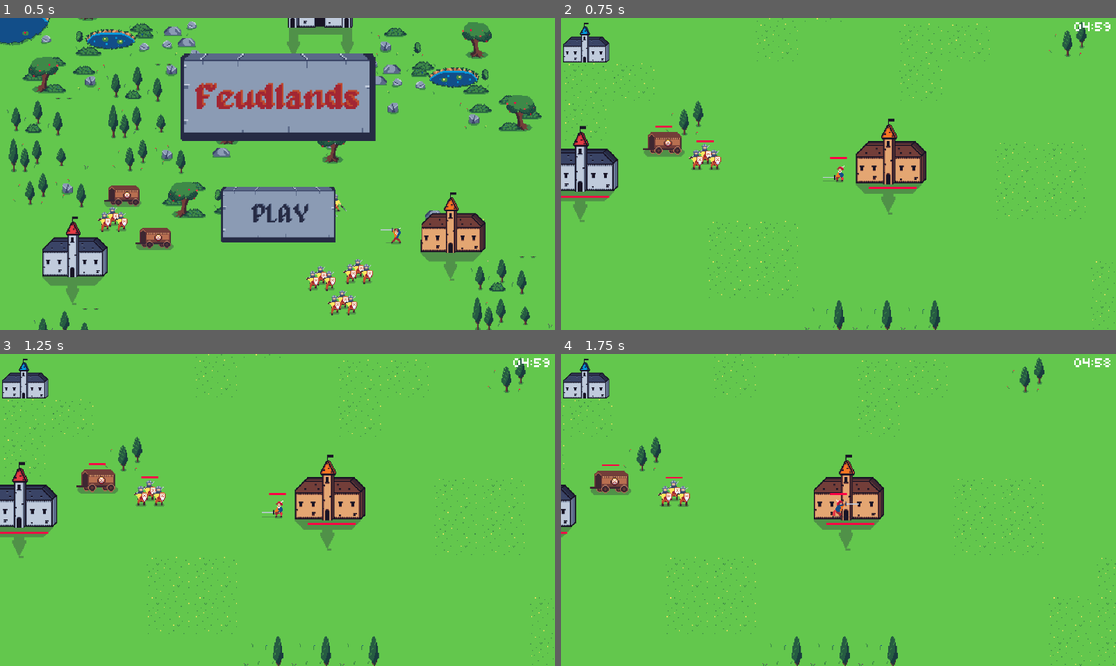
Above: before the commit, frames 1-4 (two rows, left to right).
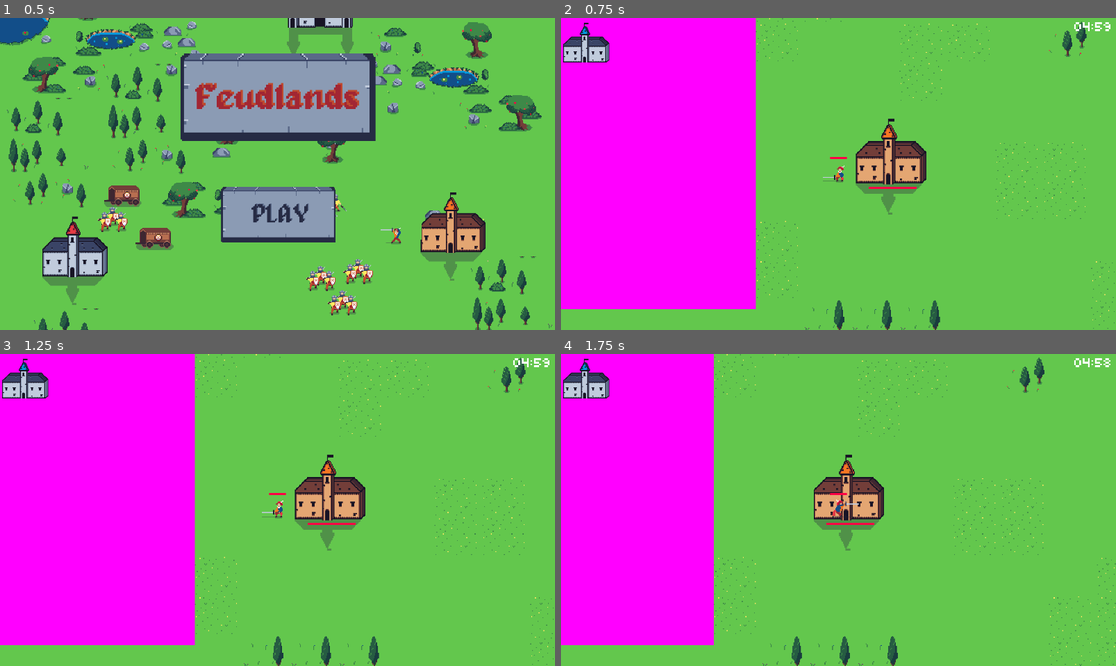
Above: after the commit, the same moments.

Repository: TKlintworth/godotjam57
Game: Godot game, scene res://scenes/main_menu.tscn
Same seed, same stepped clock (60 frames per second), same inputs: the game is played once before the commit and once after it. The engine's default icon, where the game draws it, is replaced by a stand-in: a white triangle on a blue panel in a dark square.
Inputs (mouse positions are in pixels of both pictures, inside the frame that each line leads up to):
- Up to frame 1 (0.5 s): no input
- Up to frame 2 (0.75 s): click (838, 214) at 0.5 s
- Up to frame 3 (1.25 s): no input
- Up to frame 4 (1.75 s): move the mouse to (960, 494) at 1.27 s; hold Right (right) from 1.28 s (still down); tap Space (player_attack) at 1.35 s

Frame 1 is identical in both runs. In frame 2, 32% of the frame differs, in the area x 0-36%, y 0-94%; in frame 3, 32%; in frame 4, 25%.

Commit message:
test scene for shader effect

Diff:
--- /dev/null
+++ b/scenes/Control.gd
@@ -0,0 +1 @@
+extends SubViewportContainer
--- /dev/null
+++ b/scenes/Sprite2D.gd
@@ -0,0 +1,14 @@
+extends Node2D
+
+@export var speed = 10
+var velocity
+
+func get_input():
+	var input_direction = Input.get_vector("left", "right", "up", "down")
+	velocity = input_direction * speed
+	position += velocity
+
+# Called every frame. 'delta' is the elapsed time since the previous frame.
+func _physics_process(_delta):
+	get_input()
+	#move_and_slide()extends Sprite2D
--- a/scenes/main.gd
+++ b/scenes/main.gd
@@ -1,7 +1,7 @@
 extends Node2D
 
-@onready var hud = $HUD
-@onready var overlay_rect = $OverlayRect
+@onready var hud
+@onready var overlay_rect
 #@onready var overlay_viewport = $SubViewportContainer/OverlayViewport
 @export var game_length_in_seconds : int = 300 # 6000 = 10 minutes
 @export var Player : CharacterBody2D
@@ -15,36 +15,29 @@
 	if($"/root/Main/HUD"):
 		print($"/root/Main/HUD")
 	#hud.start_game_timer()
+	hud = $HUD
+	overlay_rect = $OverlayRect
 	# Assuming $OverlayViewport is your drawing viewport and $Overlay is the TextureRect for displaying the trail
 	if(overlay_rect):
 		print("Inside overlay rect setting")
-		# Create a new Image
-		# Ensure the image is created and filled correctly
-
 		var image = Image.create(512, 512, false, Image.FORMAT_RGBA8)
-		#image.fill(Color.BLACK)
-		#image.set_pixel(100, 100, Color.DARK_RED)
-
 		# Fill the image with a completely transparent color
 		image.fill(Color.TRANSPARENT)
-
 		# Create an ImageTexture from the Image
 		var texture = ImageTexture.new()
 		$OverlayRect.texture = texture.create_from_image(image)
 		texture = $OverlayRect.texture
-		print("Inside texture + ", $OverlayRect.texture)
-
 		# Assign the ImageTexture to the TextureRect
-		var texture_rect = $SubViewportContainer/OverlayViewport/TextureRect
-		texture_rect.texture = texture
-		var overlay_viewport = $SubViewportContainer/OverlayViewport
+		var texture_rect = $Control/SubViewportContainer/OverlayViewport/TextureRect
+		var image2 = Image.create(512, 512, false, Image.FORMAT_RGBA8)
+		# Fill the image with a completely transparent color
+		image2.fill(Color.RED)
+		$Control/SubViewportContainer/OverlayViewport/TextureRect.texture = ImageTexture.new().create_from_image(image2)
+		var overlay_viewport = $Control/SubViewportContainer/OverlayViewport
 		overlay_viewport.CLEAR_MODE_NEVER
 		var viewport_texture = overlay_viewport.get_texture()
-		# Comment
-		#viewport_texture.viewport_path = $OverlayViewport
-		var overlay_texture_rect = $OverlayRect  # This TextureRect should be outside the OverlayViewport, positioned to overlay the scene
-		# Comment
-		#overlay_texture_rect.texture = viewport_texture
+		viewport_texture.viewport_path = "SubViewportContainer/OverlayViewport"
+		$OverlayRect.texture = viewport_texture
 
 func pause():
 	$"/root/Main/HUD".find_child("CenterContainer2").visible = true
@@ -82,12 +75,14 @@
 	if(Player):
 		#overlay_sprite.material.set_shader_parameter("character_pos", Player.position)
 		#overlay_sprite.material.set_shader_parameter("radius", 10)
-		$SubViewportContainer/OverlayViewport/TextureRect.material.set_shader_parameter("character_pos", Player.position)
-		print($SubViewportContainer/OverlayViewport/TextureRect.material.get_shader_parameter("character_pos"))
-		$SubViewportContainer/OverlayViewport/TextureRect.material.set_shader_parameter("radius", 10)
-		print($SubViewportContainer/OverlayViewport/TextureRect.material.get_shader_parameter("radius"))
+
+		$Control/SubViewportContainer/OverlayViewport/TextureRect.material.set_shader_parameter("character_pos", Player.position)
+		#print($SubViewportContainer/OverlayViewport/TextureRect.material.get_shader_parameter("character_pos"))
+		$Control/SubViewportContainer/OverlayViewport/TextureRect.material.set_shader_parameter("radius", 100)
+		#print($SubViewportContainer/OverlayViewport/TextureRect.material.get_shader_parameter("radius"))
+
 		#overlay_rect.material.set_shader_parameter("character_pos", Player.position)
-		#overlay_rect.material.set_shader_parameter("radius", 10)
+		#overlay_rect.material.set_shader_parameter("radius", 100)
 
 func game_over(status):
 	print("game has ended")
--- a/scenes/main.tscn
+++ b/scenes/main.tscn
@@ -10,10 +10,10 @@
 [ext_resource type="PackedScene" uid="uid://dj1menmgufjgr" path="res://scenes/enemy_city.tscn" id="7_57t1n"]
 [ext_resource type="PackedScene" uid="uid://21y4n86vsaeu" path="res://scenes/settler.tscn" id="8_im38l"]
 
-[sub_resource type="ShaderMaterial" id="ShaderMaterial_6t81v"]
+[sub_resource type="ShaderMaterial" id="ShaderMaterial_4g5pm"]
 shader = ExtResource("2_ov4kd")
-shader_parameter/character_pos = Vector2(0, 0)
-shader_parameter/radius = 1.0
+shader_parameter/character_pos = null
+shader_parameter/radius = null
 
 [node name="Main" type="Node2D" node_paths=PackedStringArray("Player", "PlayerCity")]
 script = ExtResource("1_45pjf")
@@ -21,30 +21,48 @@
 PlayerCity = NodePath("PlayerCity")
 
 [node name="OverlayRect" type="TextureRect" parent="."]
-z_index = 4000
-offset_left = -96.0
-offset_top = -168.0
-offset_right = 1344.0
-offset_bottom = 912.0
-
-[node name="SubViewportContainer" type="SubViewportContainer" parent="."]
 z_index = 4000
 anchors_preset = 15
 anchor_right = 1.0
 anchor_bottom = 1.0
 grow_horizontal = 2
 grow_vertical = 2
+
+[node name="Control" type="Control" parent="."]
+custom_minimum_size = Vector2(512, 512)
+layout_mode = 3
+anchors_preset = 15
+anchor_right = 1.0
+anchor_bottom = 1.0
+offset_left = -152.0
+offset_top = -80.0
+offset_right = 1224.0
+offset_bottom = 712.0
+grow_horizontal = 2
+grow_vertical = 2
 size_flags_horizontal = 4
 
-[node name="OverlayViewport" type="SubViewport" parent="SubViewportContainer"]
+[node name="SubViewportContainer" type="SubViewportContainer" parent="Control"]
+z_index = 4000
+custom_minimum_size = Vector2(512, 512)
+layout_mode = 1
+anchors_preset = -1
+anchor_right = 0.994326
+anchor_bottom = 0.990141
+offset_right = -0.192139
+offset_bottom = -0.192017
+grow_horizontal = 2
+grow_vertical = 2
+size_flags_horizontal = 4
+metadata/_edit_use_anchors_ = true
+
+[node name="OverlayViewport" type="SubViewport" parent="Control/SubViewportContainer"]
 handle_input_locally = false
-size = Vector2i(2, 2)
 render_target_clear_mode = 1
-render_target_update_mode = 0
-
-[node name="TextureRect" type="TextureRect" parent="SubViewportContainer/OverlayViewport"]
-z_index = 4096
-material = SubResource("ShaderMaterial_6t81v")
+render_target_update_mode = 4
+
+[node name="TextureRect" type="TextureRect" parent="Control/SubViewportContainer/OverlayViewport"]
+material = SubResource("ShaderMaterial_4g5pm")
 offset_right = 40.0
 offset_bottom = 40.0
 
--- /dev/null
+++ b/scenes/test_scene.gd
@@ -0,0 +1,14 @@
+extends Node2D
+
+func _process(delta):
+	$Control/SubViewport/Sprite2D.material.set_shader_parameter("radius", 10)
+	$Control/SubViewport/Sprite2D.material.set_shader_parameter("character_pos", $Sprite2D.position)
+
+func _ready():
+	var image = Image.create(512, 512, false, Image.FORMAT_RGBA8)
+	# Fill the image with a completely transparent color
+	image.fill(Color.INDIAN_RED)
+	# Create an ImageTexture from the Image
+	var texture = ImageTexture.new()
+	$OverlayRect.texture = texture.create_from_image(image)
+	$OverlayRect.width = int(get_viewport().get_visible_rect().size.x)
--- /dev/null
+++ b/scenes/test_scene.tscn
@@ -0,0 +1,46 @@
+[gd_scene load_steps=7 format=3 uid="uid://dc3wdmtyx6q3l"]
+
+[ext_resource type="Texture2D" uid="uid://ds2jr760hvn8p" path="res://icon.svg" id="1_e436s"]
+[ext_resource type="Script" path="res://scenes/test_scene.gd" id="1_vr315"]
+[ext_resource type="Script" path="res://scenes/Sprite2D.gd" id="2_crbv8"]
+[ext_resource type="Shader" path="res://scenes/trailpaint.gdshader" id="2_xyt0r"]
+[ext_resource type="Script" path="res://scenes/Control.gd" id="4_75sgb"]
+
+[sub_resource type="ShaderMaterial" id="ShaderMaterial_vgjri"]
+shader = ExtResource("2_xyt0r")
+shader_parameter/character_pos = null
+shader_parameter/radius = 10.0
+
+[node name="Node2D" type="Node2D"]
+script = ExtResource("1_vr315")
+
+[node name="OverlayRect" type="TextureRect" parent="."]
+offset_right = 40.0
+offset_bottom = 40.0
+
+[node name="Sprite2D" type="Sprite2D" parent="."]
+position = Vector2(384, 256)
+texture = ExtResource("1_e436s")
+script = ExtResource("2_crbv8")
+
+[node name="Control" type="SubViewportContainer" parent="."]
+visible = false
+custom_minimum_size = Vector2(512, 512)
+anchors_preset = 9
+anchor_bottom = 1.0
+offset_right = 1920.0
+offset_bottom = 1080.0
+grow_vertical = 2
+size_flags_horizontal = 4
+size_flags_vertical = 4
+script = ExtResource("4_75sgb")
+
+[node name="SubViewport" type="SubViewport" parent="Control"]
+handle_input_locally = false
+size = Vector2i(1920, 1080)
+render_target_update_mode = 0
+
+[node name="Sprite2D" type="Sprite2D" parent="Control/SubViewport"]
+material = SubResource("ShaderMaterial_vgjri")
+texture = ExtResource("1_e436s")
+offset = Vector2(50, 50)
Not shown, added: scenes/tes529F.tmp
